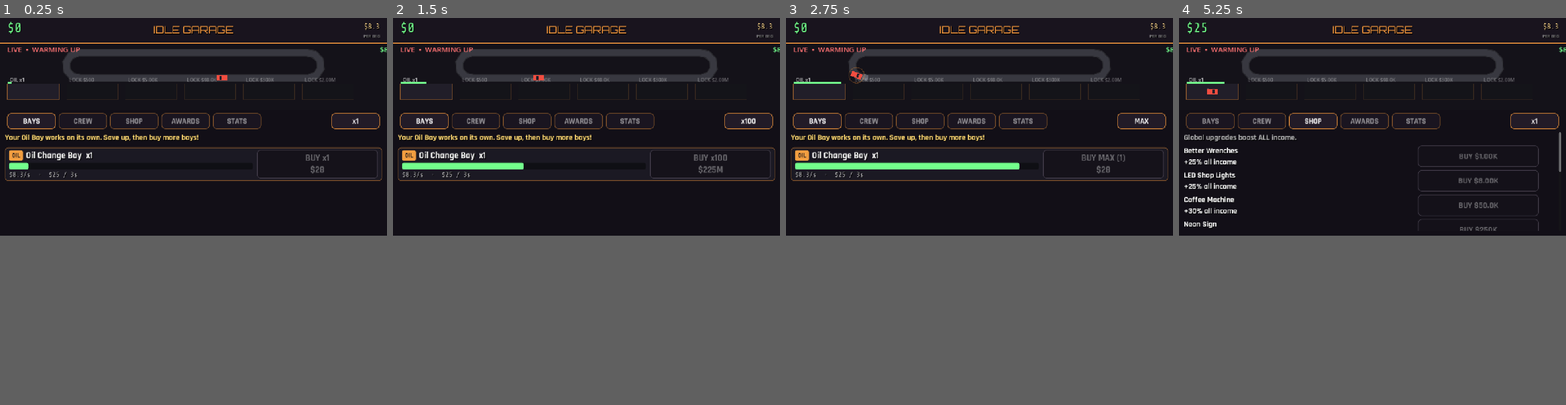
Above: before the commit, frames 1-4 (left to right).
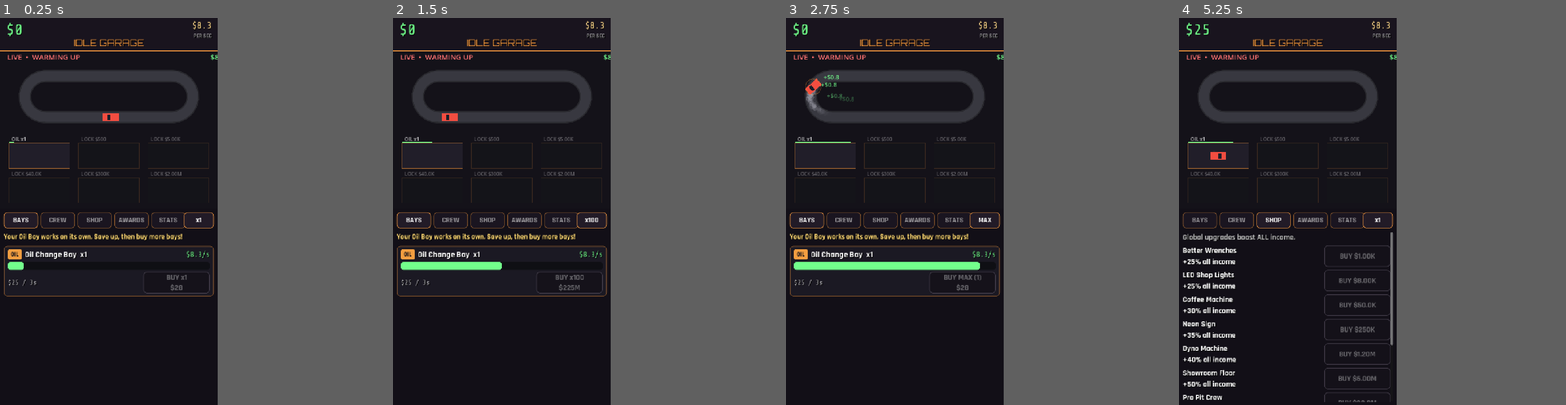
Above: after the commit, the same moments.

Repository: Thefreatbandz/idle-garage
Game: Godot game, scene res://scenes/main.tscn
The game is run twice, just before and just after one commit, with the same random seed, the same clock (stepped at 60 frames per second) and the same inputs.
Inputs:
- Up to frame 1 (0.25 s): no input
- Up to frame 2 (1.5 s): click "x1" at 0.5 s; click "x10" at 1.25 s
- Up to frame 3 (2.75 s): click "x100" at 2 s
- Up to frame 4 (5.25 s): click "MAX" at 2.75 s; click "BAYS" at 3.5 s; click "CREW" at 4.25 s; click "SHOP" at 5 s
In our replay, the window is 800x450 before the commit and 450x800 after it. These sizes can differ from the game's own. Grey fills any space a smaller window leaves; there, only what the larger window draws over its background counts as a difference.

The runs differ from the first frame. In frame 1, 10% of the frame differs, in the area x 0-100%, y 0-72%; in frame 2, 11%; in frame 3, 12%; in frame 4, 12%.

Commit message:
Portrait rebuild: 720x1280, hero preview, bigger track, 3x2 bays

Diff:
--- a/project.godot
+++ b/project.godot
@@ -11,8 +11,8 @@
 
 [display]
 
-window/size/viewport_width=1280
-window/size/viewport_height=720
+window/size/viewport_width=720
+window/size/viewport_height=1280
 window/stretch/mode="canvas_items"
 window/stretch/aspect="keep"
 window/handheld/orientation=1
--- a/scripts/race_preview.gd
+++ b/scripts/race_preview.gd
@@ -4,17 +4,16 @@
 
 var game  # main.gd
 
-# track geometry (top area)
-var _cx := 640.0
-var _cy := 72.0
-var _straight := 380.0
-var _radius := 42.0
+# track geometry (portrait hero: 720x520 canvas)
+var _cx := 360.0
+var _cy := 150.0
+var _straight := 210.0
+var _radius := 68.0
 var _perimeter := 0.0
 
-# bays (bottom area)
-const BAY_Y := 158.0
-const BAY_W := 170.0
-const BAY_H := 52.0
+# bays: 3 cols x 2 rows
+const BAY_W := 200.0
+const BAY_H := 84.0
 
 var _cars := []  # per generator: {mode, track_t, speed, color, bay_t, service_t, pos}
 var _smokes := []
@@ -47,7 +46,9 @@
 		})
 
 func _bay_pos(i: int) -> Vector2:
-	return Vector2(110.0 + i * 195.0, BAY_Y)
+	var col := i % 3
+	var row := i / 3
+	return Vector2(130.0 + col * 230.0, 345.0 + row * 115.0)
 
 func _process(dt: float) -> void:
 	_time += dt
@@ -196,8 +197,8 @@
 	var n := 64
 	for i in range(n + 1):
 		pts.append(_track_pos(float(i) / float(n)))
-	draw_polyline(pts, Color(0.16, 0.16, 0.18), 26.0, true)
-	draw_polyline(pts, Color(0.22, 0.22, 0.25), 20.0, true)
+	draw_polyline(pts, Color(0.16, 0.16, 0.18), 40.0, true)
+	draw_polyline(pts, Color(0.22, 0.22, 0.25), 32.0, true)
 	# bays
 	if game:
 		for i in range(6):
@@ -266,8 +267,8 @@
 	var yaw := angle + (0.45 if drifting else 0.0)
 	var dir := Vector2(cos(yaw), sin(yaw))
 	var perp := Vector2(-dir.y, dir.x)
-	var l := 18.0
-	var wd := 9.0
+	var l := 26.0
+	var wd := 13.0
 	var body := PackedVector2Array([
 		p + dir * l - perp * wd, p + dir * l + perp * wd,
 		p - dir * l + perp * wd, p - dir * l - perp * wd,
--- a/scripts/ui.gd
+++ b/scripts/ui.gd
@@ -33,53 +33,53 @@
 	bg.color = Color(0.07, 0.06, 0.09)
 	bg.set_anchors_preset(Control.PRESET_FULL_RECT)
 	add_child(bg)
-	# top bar
+	# top bar (portrait: taller, bigger cash)
 	var top := ColorRect.new()
 	top.color = Color(0.10, 0.08, 0.12, 0.95)
 	top.position = Vector2(0, 0)
-	top.size = Vector2(1280, 84)
+	top.size = Vector2(720, 110)
 	add_child(top)
 	var accent := ColorRect.new()
 	accent.color = Color(1.0, 0.62, 0.25)
-	accent.position = Vector2(0, 82)
-	accent.size = Vector2(1280, 3)
+	accent.position = Vector2(0, 107)
+	accent.size = Vector2(720, 3)
 	add_child(accent)
-	_cash_l = _label("$0", 44, Vector2(24, 8), FONT_MONO, Color(0.45, 1.0, 0.55))
+	_cash_l = _label("$0", 52, Vector2(20, 8), FONT_MONO, Color(0.45, 1.0, 0.55))
 	add_child(_cash_l)
-	var title := _label("IDLE GARAGE", 34, Vector2(0, 16), FONT_DISPLAY, Color(1.0, 0.62, 0.25))
+	var title := _label("IDLE GARAGE", 30, Vector2(0, 62), FONT_DISPLAY, Color(1.0, 0.62, 0.25))
 	title.horizontal_alignment = HORIZONTAL_ALIGNMENT_CENTER
-	title.custom_minimum_size = Vector2(1280, 50)
+	title.custom_minimum_size = Vector2(720, 40)
 	add_child(title)
-	_ips_l = _label("", 24, Vector2(1280 - 324, 14), FONT_MONO, Color(1.0, 0.85, 0.55))
+	_ips_l = _label("", 30, Vector2(720 - 220, 8), FONT_MONO, Color(1.0, 0.85, 0.55))
 	_ips_l.horizontal_alignment = HORIZONTAL_ALIGNMENT_RIGHT
-	_ips_l.custom_minimum_size = Vector2(300, 36)
+	_ips_l.custom_minimum_size = Vector2(200, 40)
 	add_child(_ips_l)
-	var ips_cap := _label("PER SEC", 16, Vector2(1280 - 324, 50), FONT_HUD, Color(1, 1, 1, 0.5))
+	var ips_cap := _label("PER SEC", 18, Vector2(720 - 220, 48), FONT_HUD, Color(1, 1, 1, 0.5))
 	ips_cap.horizontal_alignment = HORIZONTAL_ALIGNMENT_RIGHT
-	ips_cap.custom_minimum_size = Vector2(300, 24)
+	ips_cap.custom_minimum_size = Vector2(200, 26)
 	add_child(ips_cap)
-	# live drift preview (replaces static garage scene)
+	# live drift preview — HERO, much bigger (portrait)
 	var preview := preload("res://scripts/race_preview.gd").new()
 	preview.game = game
-	preview.position = Vector2(0, 85)
-	preview.size = Vector2(1280, 220)
+	preview.position = Vector2(0, 110)
+	preview.size = Vector2(720, 520)
 	add_child(preview)
 	_preview = preview
-	# tabs
+	# tabs (5 tabs + bulk in one row)
 	var tabs := ["BAYS", "CREW", "SHOP", "AWARDS", "STATS"]
 	for ti in range(5):
-		var tb := _button(tabs[ti], Vector2(24 + ti * 170, 315), Vector2(160, 52), 26)
+		var tb := _button(tabs[ti], Vector2(12 + ti * 122, 642), Vector2(114, 54), 24)
 		var idx := ti
 		tb.pressed.connect(func(): _set_tab(idx))
 		_tab_btns.append(tb)
-	# bulk toggle
-	_bulk_btn = _button("x1", Vector2(1280 - 184, 315), Vector2(160, 52), 26)
+	# bulk toggle (right side of tab row)
+	_bulk_btn = _button("x1", Vector2(720 - 112, 642), Vector2(100, 54), 24)
 	_bulk_btn.pressed.connect(_cycle_bulk)
-	# panels
+	# panels (scrollable card area)
 	for ti in range(5):
 		var p := ScrollContainer.new()
-		p.position = Vector2(16, 378)
-		p.size = Vector2(1248, 326)
+		p.position = Vector2(12, 708)
+		p.size = Vector2(696, 560)
 		p.visible = ti == 0
 		add_child(p)
 		_panels.append(p)
@@ -144,39 +144,33 @@
 	vb.add_theme_constant_override("separation", 10)
 	p.add_child(vb)
 	# tutorial hint
-	_hint_label = _label("", 26, Vector2(0, 0), FONT_HUD, Color(1.0, 0.85, 0.45))
+	_hint_label = _label("", 24, Vector2(0, 0), FONT_HUD, Color(1.0, 0.85, 0.45))
 	_hint_label.autowrap_mode = TextServer.AUTOWRAP_WORD_SMART
-	_hint_label.custom_minimum_size = Vector2(1220, 40)
+	_hint_label.custom_minimum_size = Vector2(680, 36)
 	vb.add_child(_hint_label)
 	for i in range(6):
 		var card := PanelContainer.new()
-		card.custom_minimum_size = Vector2(1220, 108)
+		card.custom_minimum_size = Vector2(680, 150)
 		var sb := StyleBoxFlat.new()
 		sb.bg_color = Color(0.11, 0.10, 0.14, 0.95)
 		sb.border_color = Color(1.0, 0.62, 0.25, 0.4)
 		sb.set_border_width_all(2)
-		sb.set_corner_radius_all(10)
+		sb.set_corner_radius_all(12)
 		sb.content_margin_left = 14
 		sb.content_margin_right = 14
-		sb.content_margin_top = 8
-		sb.content_margin_bottom = 8
+		sb.content_margin_top = 10
+		sb.content_margin_bottom = 10
 		card.add_theme_stylebox_override("panel", sb)
-		var hb := HBoxContainer.new()
-		hb.add_theme_constant_override("separation", 14)
-		card.add_child(hb)
+		var tvb := VBoxContainer.new()
+		tvb.mouse_filter = Control.MOUSE_FILTER_IGNORE
+		tvb.add_theme_constant_override("separation", 6)
+		card.add_child(tvb)
 		var g: Dictionary = Economy.GENERATORS[i]
-		# info area (left): badge + name + progress — NOT a button anymore,
-		# so scroll-drag works everywhere except the BUY button
-		var tvb := VBoxContainer.new()
-		tvb.custom_minimum_size = Vector2(760, 92)
-		tvb.mouse_filter = Control.MOUSE_FILTER_IGNORE
-		tvb.size_flags_horizontal = Control.SIZE_EXPAND_FILL
-		hb.add_child(tvb)
+		# row 1: badge + name + $/s
 		var name_hb := HBoxContainer.new()
 		name_hb.mouse_filter = Control.MOUSE_FILTER_IGNORE
 		name_hb.add_theme_constant_override("separation", 10)
 		tvb.add_child(name_hb)
-		# badge (clean text, no emoji tofu)
 		var badge := Label.new()
 		badge.text = BADGES[i]
 		badge.add_theme_font_size_override("font_size", 20)
@@ -192,36 +186,44 @@
 		badge.add_theme_stylebox_override("normal", bsb)
 		badge.mouse_filter = Control.MOUSE_FILTER_IGNORE
 		name_hb.add_child(badge)
-		var name_l := _label("%s" % g["name"], 30, Vector2(0, 0), FONT_HUD, Color(1, 1, 1))
+		var name_l := _label("%s" % g["name"], 28, Vector2(0, 0), FONT_HUD, Color(1, 1, 1))
 		name_l.mouse_filter = Control.MOUSE_FILTER_IGNORE
+		name_l.size_flags_horizontal = Control.SIZE_EXPAND_FILL
 		name_hb.add_child(name_l)
+		var ips_l := _label("", 24, Vector2(0, 0), FONT_MONO, Color(0.45, 1.0, 0.55))
+		ips_l.mouse_filter = Control.MOUSE_FILTER_IGNORE
+		name_hb.add_child(ips_l)
+		# row 2: progress bar (full width)
 		var bar := ProgressBar.new()
-		bar.custom_minimum_size = Vector2(740, 22)
+		bar.custom_minimum_size = Vector2(650, 26)
 		bar.max_value = 1.0
 		bar.show_percentage = false
 		bar.mouse_filter = Control.MOUSE_FILTER_IGNORE
 		var bbg := StyleBoxFlat.new()
 		bbg.bg_color = Color(0.06, 0.06, 0.08)
-		bbg.set_corner_radius_all(6)
+		bbg.set_corner_radius_all(8)
 		bar.add_theme_stylebox_override("background", bbg)
 		var bfill := StyleBoxFlat.new()
 		bfill.bg_color = Color(0.45, 1.0, 0.55)
-		bfill.set_corner_radius_all(6)
+		bfill.set_corner_radius_all(8)
 		bar.add_theme_stylebox_override("fill", bfill)
 		tvb.add_child(bar)
+		# row 3: payout info + buy button
+		var bot_hb := HBoxContainer.new()
+		bot_hb.mouse_filter = Control.MOUSE_FILTER_IGNORE
+		bot_hb.add_theme_constant_override("separation", 10)
+		tvb.add_child(bot_hb)
 		var info_l := _label("", 22, Vector2(0, 0), FONT_MONO, Color(1, 1, 1, 0.7))
 		info_l.mouse_filter = Control.MOUSE_FILTER_IGNORE
-		tvb.add_child(info_l)
-		# buy button (right)
-		var buy := _button("BUY", Vector2(0, 0), Vector2(400, 92), 30)
-		buy.size_flags_vertical = Control.SIZE_EXPAND_FILL
-		# reparent buy into hb (was added to self by _button)
+		info_l.size_flags_horizontal = Control.SIZE_EXPAND_FILL
+		bot_hb.add_child(info_l)
+		var buy := _button("BUY", Vector2(0, 0), Vector2(220, 56), 26)
 		remove_child(buy)
-		hb.add_child(buy)
+		bot_hb.add_child(buy)
 		var idx := i
 		buy.pressed.connect(func(): game.buy_generator(idx))
 		vb.add_child(card)
-		_cards.append({"bar": bar, "info": info_l, "buy": buy, "card": card, "name": name_l})
+		_cards.append({"bar": bar, "info": info_l, "buy": buy, "card": card, "name": name_l, "ips": ips_l})
 
 func _build_crew_panel() -> void:
 	var p: ScrollContainer = _panels[1]
@@ -237,9 +239,10 @@
 		var hb := HBoxContainer.new()
 		hb.add_theme_constant_override("separation", 14)
 		var nl := _label("%s\n%s" % [m["name"], g["name"]], 26, Vector2(0, 0), FONT_HUD, Color(1, 1, 1))
-		nl.custom_minimum_size = Vector2(760, 70)
+		nl.custom_minimum_size = Vector2(420, 70)
+		nl.size_flags_horizontal = Control.SIZE_EXPAND_FILL
 		hb.add_child(nl)
-		var btn := _button("HIRE", Vector2(0, 0), Vector2(400, 70), 28)
+		var btn := _button("HIRE", Vector2(0, 0), Vector2(220, 70), 26)
 		remove_child(btn)
 		hb.add_child(btn)
 		var idx := i
@@ -260,9 +263,10 @@
 		var hb := HBoxContainer.new()
 		hb.add_theme_constant_override("separation", 14)
 		var nl := _label("%s\n%s" % [up["name"], up["desc"]], 26, Vector2(0, 0), FONT_HUD, Color(1, 1, 1))
-		nl.custom_minimum_size = Vector2(760, 70)
+		nl.custom_minimum_size = Vector2(420, 70)
+		nl.size_flags_horizontal = Control.SIZE_EXPAND_FILL
 		hb.add_child(nl)
-		var btn := _button("BUY", Vector2(0, 0), Vector2(400, 70), 28)
+		var btn := _button("BUY", Vector2(0, 0), Vector2(220, 70), 26)
 		remove_child(btn)
 		hb.add_child(btn)
 		var idx := u
@@ -333,7 +337,7 @@
 	add.call("")
 	add.call("FRANCHISE (prestige): reset for stars")
 	add.call("Earn $10M lifetime = 1 star (+10% forever)")
-	var pb := _button("FRANCHISE NOW", Vector2(0, 0), Vector2(400, 70), 28)
+	var pb := _button("FRANCHISE NOW", Vector2(0, 0), Vector2(420, 70), 26)
 	remove_child(pb)
 	_stats_vb.add_child(pb)
 	pb.pressed.connect(func(): game.do_prestige())
@@ -377,8 +381,8 @@
 
 func float_text(gen_idx: int, amount: float) -> void:
 	var l := _label("+$%s" % BigNum.fmt(amount), 28, Vector2(0, 0), FONT_MONO, Color(0.45, 1.0, 0.55))
-	# position near the generator card
-	l.position = Vector2(400 + gen_idx * 40, 480)
+	# position near the generator card (portrait: cards start at y=708)
+	l.position = Vector2(300, 760 + gen_idx * 40)
 	_float_layer.add_child(l)
 
 func refresh_all() -> void:
@@ -400,12 +404,18 @@
 		(c["card"] as Control).visible = unlocked
 		if not unlocked:
 			var nxt: float = g["unlock"]
-			(c["name"] as Label).text = "🔒 Unlock at $%s lifetime" % BigNum.fmt(nxt)
+			(c["name"] as Label).text = "LOCKED — $%s lifetime" % BigNum.fmt(nxt)
+			(c["ips"] as Label).text = ""
+			(c["info"] as Label).text = ""
+			(c["buy"] as Button).disabled = true
+			(c["buy"] as Button).text = "LOCKED"
 			continue
 		(c["name"] as Label).text = "%s  x%d" % [g["name"], owned]
-		var ips := Economy.income_per_sec(i, owned, gm, pm)
-		var pay := Economy.payout_per_cycle(i, owned, gm, pm)
-		(c["info"] as Label).text = "$%s/s  ·  $%s / %s" % [BigNum.fmt(ips), BigNum.fmt(pay), BigNum.fmt_time(float(g["time"]))]
+		var bm: float = game.bay_mult(i)
+		var ips: float = Economy.income_per_sec(i, owned, gm, pm) * bm
+		var pay: float = Economy.payout_per_cycle(i, owned, gm, pm) * bm
+		(c["ips"] as Label).text = "$%s/s" % BigNum.fmt(ips)
+		(c["info"] as Label).text = "$%s / %s" % [BigNum.fmt(pay), BigNum.fmt_time(float(g["time"]))]
 		var buy: Button = c["buy"]
 		var n: int = game.bulk if game.bulk > 0 else Economy.max_affordable(float(g["cost"]), owned, game.cash)
 		if n <= 0:
@@ -458,7 +468,7 @@
 	# toast at top of screen
 	var toast := PanelContainer.new()
 	toast.custom_minimum_size = Vector2(600, 90)
-	toast.position = Vector2(340, 100)
+	toast.position = Vector2(60, 200)
 	var sb := StyleBoxFlat.new()
 	sb.bg_color = Color(0.12, 0.10, 0.08, 0.97)
 	sb.border_color = Color(1.0, 0.85, 0.30, 0.95)
@@ -495,7 +505,7 @@
 	# popup panel
 	var panel := PanelContainer.new()
 	panel.custom_minimum_size = Vector2(560, 320)
-	panel.position = Vector2(360, 200)
+	panel.position = Vector2(80, 400)
 	var sb := StyleBoxFlat.new()
 	sb.bg_color = Color(0.12, 0.10, 0.15, 0.98)
 	sb.border_color = Color(1.0, 0.62, 0.25, 0.9)
Not shown, changed: build/web/index.html
Not shown, changed: build/web/index.pck
Not shown, changed: docs/index.html
Not shown, changed: docs/index.pck
